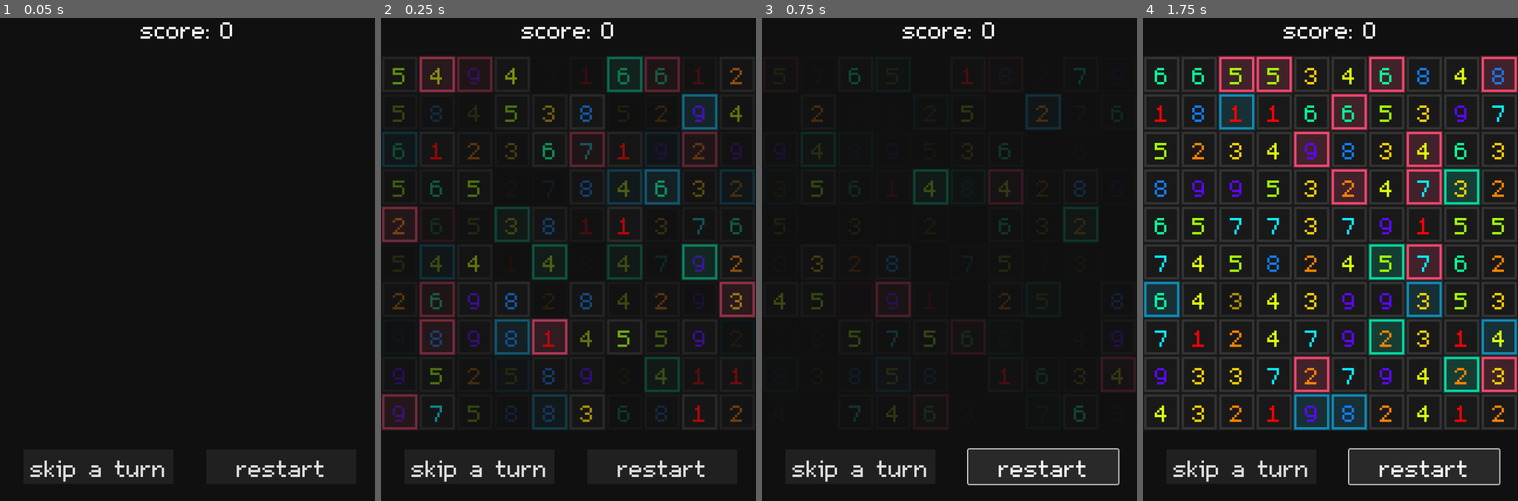
Above: before the commit, frames 1-4 (left to right).
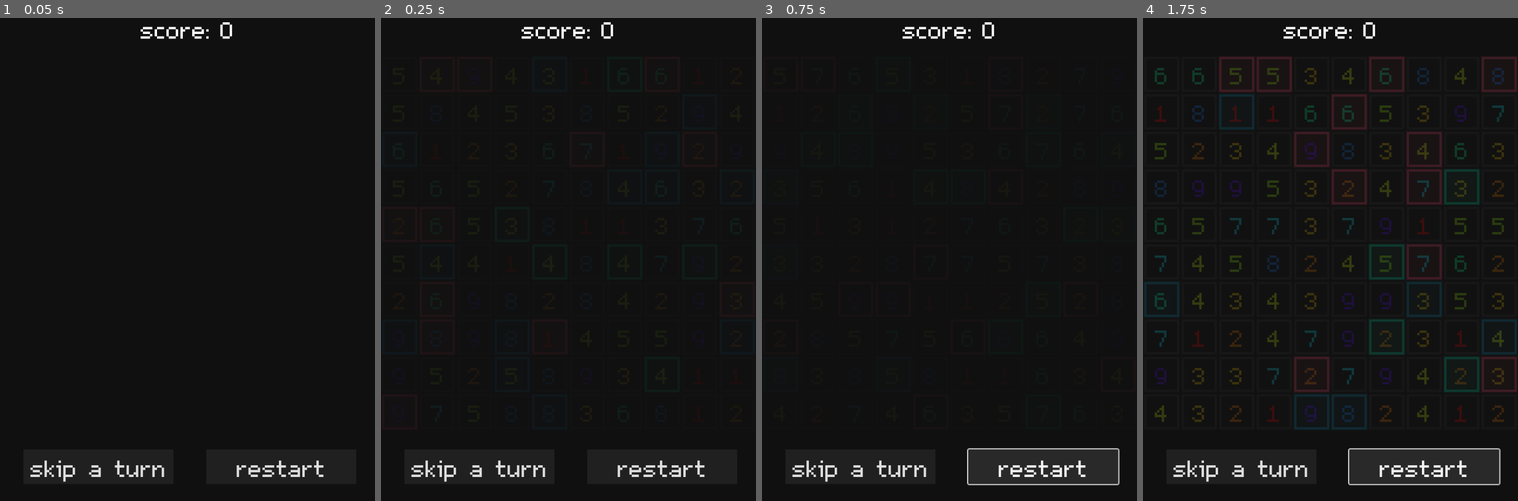
Above: after the commit, the same moments.

Repository: lorossi/Exploding-Boxes
Game: Godot game, scene res://scenes/gui/level.tscn
Two runs of this game, one before a commit and one after it. Both use one fixed random seed, a clock stepped at 60 frames per second and the inputs below.
Inputs:
- Up to frame 1 (0.05 s): no input
- Up to frame 2 (0.25 s): no input
- Up to frame 3 (0.75 s): click "restart" at 0.5 s
- Up to frame 4 (1.75 s): click "restart" at 1.25 s

Frame 1 is identical in both runs. In frame 2, 9.1% of the frame differs, in the area x 0-100%, y 8-86%; in frame 3, 2.3%; in frame 4, 33%, in the area x 0-100%, y 7-86%.

Commit message:
refactored fade in/out system

Diff:
--- a/scenes/cell/inner_cell.tscn
+++ b/scenes/cell/inner_cell.tscn
@@ -23,12 +23,6 @@
 offset_top = 32.0
 offset_right = 32.0
 offset_bottom = 32.0
-
-[node name="DamageRect" parent="." instance=ExtResource("5_ctnuw")]
-
-[node name="FadeOutRect" parent="." instance=ExtResource("4_jsai5")]
-
-[node name="FadeInRect" parent="." instance=ExtResource("4_ohrrh")]
 
 [node name="CenterContainer" type="CenterContainer" parent="."]
 offset_right = 64.0
@@ -58,4 +52,10 @@
 scale_amount_min = 8.0
 scale_amount_max = 8.0
 
+[node name="DamageRect" parent="." instance=ExtResource("5_ctnuw")]
+
+[node name="FadeInRect" parent="." instance=ExtResource("4_ohrrh")]
+
+[node name="FadeOutRect" parent="." instance=ExtResource("4_jsai5")]
+
 [connection signal="finished" from="DeathParticles" to="." method="_on_death_particles_finished"]
--- /dev/null
+++ b/scenes/fade/fade_in_color_rect.tscn
@@ -0,0 +1,22 @@
+[gd_scene load_steps=3 format=3 uid="uid://dl7d2jrcwvm3k"]
+
+[ext_resource type="Script" path="res://scripts/fade/fade_in_color_rect.gd" id="1_utqur"]
+[ext_resource type="PackedScene" uid="uid://cv51a7uk50wna" path="res://scenes/fade/timer_in_out.tscn" id="2_tnp31"]
+
+[node name="FadeInColorRect" type="Control"]
+layout_mode = 3
+anchors_preset = 0
+offset_right = 40.0
+offset_bottom = 40.0
+script = ExtResource("1_utqur")
+
+[node name="ColorRect" type="ColorRect" parent="."]
+visible = false
+layout_mode = 0
+offset_right = 40.0
+offset_bottom = 40.0
+color = Color(1, 0, 0, 1)
+
+[node name="TimerInOut" parent="." instance=ExtResource("2_tnp31")]
+
+[connection signal="timeout" from="TimerInOut" to="." method="on_timer_timeout"]
--- a/scenes/fade/fade_in_rect.tscn
+++ b/scenes/fade/fade_in_rect.tscn
@@ -1,20 +1,15 @@
-[gd_scene load_steps=2 format=3 uid="uid://oromwdj7aarb"]
+[gd_scene load_steps=3 format=3 uid="uid://oromwdj7aarb"]
 
-[ext_resource type="Script" path="res://scripts/fade/fade_in_rect.gd" id="1_5g4e5"]
+[ext_resource type="Script" path="res://scripts/fade/fade_in_rect.gd" id="1_lttr0"]
+[ext_resource type="PackedScene" uid="uid://cv51a7uk50wna" path="res://scenes/fade/timer_in_out.tscn" id="2_76b3n"]
 
 [node name="FadeInRect" type="Control"]
 layout_mode = 3
 anchors_preset = 0
 offset_right = 40.0
 offset_bottom = 40.0
-script = ExtResource("1_5g4e5")
+script = ExtResource("1_lttr0")
 
-[node name="FadeTimer" type="Timer" parent="."]
-wait_time = 0.5
-one_shot = true
+[node name="TimerInOut" parent="." instance=ExtResource("2_76b3n")]
 
-[node name="WaitTimer" type="Timer" parent="."]
-one_shot = true
-
-[connection signal="timeout" from="FadeTimer" to="." method="on_fade_timer_timeout"]
-[connection signal="timeout" from="WaitTimer" to="." method="on_wait_timer_timeout"]
+[connection signal="timeout" from="TimerInOut" to="." method="on_timer_timeout"]
--- a/scenes/fade/fade_out_color_rect.tscn
+++ b/scenes/fade/fade_out_color_rect.tscn
@@ -1,8 +1,9 @@
-[gd_scene load_steps=2 format=3 uid="uid://dxuwdgd6yuyha"]
+[gd_scene load_steps=3 format=3 uid="uid://dxuwdgd6yuyha"]
 
 [ext_resource type="Script" path="res://scripts/fade/fade_out_color_rect.gd" id="1_y8m3w"]
+[ext_resource type="PackedScene" uid="uid://cv51a7uk50wna" path="res://scenes/fade/timer_in_out.tscn" id="2_vwuk7"]
 
-[node name="FadeOutRect" type="Control"]
+[node name="FadeOutColorRect" type="Control"]
 layout_mode = 3
 anchors_preset = 0
 offset_right = 40.0
@@ -16,12 +17,6 @@
 offset_bottom = 40.0
 color = Color(1, 0, 0, 1)
 
-[node name="WaitTimer" type="Timer" parent="."]
-one_shot = true
+[node name="TimerInOut" parent="." instance=ExtResource("2_vwuk7")]
 
-[node name="FadeTimer" type="Timer" parent="."]
-wait_time = 0.5
-one_shot = true
-
-[connection signal="timeout" from="WaitTimer" to="." method="on_wait_timer_timeout"]
-[connection signal="timeout" from="FadeTimer" to="." method="on_fade_timer_timeout"]
+[connection signal="timeout" from="TimerInOut" to="." method="on_timer_timeout"]
--- a/scenes/fade/fade_out_rect.tscn
+++ b/scenes/fade/fade_out_rect.tscn
@@ -1,6 +1,7 @@
-[gd_scene load_steps=2 format=3 uid="uid://bup1qd14gge4f"]
+[gd_scene load_steps=3 format=3 uid="uid://bup1qd14gge4f"]
 
 [ext_resource type="Script" path="res://scripts/fade/fade_out_rect.gd" id="1_bn32d"]
+[ext_resource type="Script" path="res://scripts/fade/timer_in_out.gd" id="2_wtulk"]
 
 [node name="FadeOutRect" type="Control"]
 layout_mode = 3
@@ -9,12 +10,7 @@
 offset_bottom = 40.0
 script = ExtResource("1_bn32d")
 
-[node name="WaitTimer" type="Timer" parent="."]
-one_shot = true
+[node name="TimerInOut" type="Node2D" parent="."]
+script = ExtResource("2_wtulk")
 
-[node name="FadeTimer" type="Timer" parent="."]
-wait_time = 0.5
-one_shot = true
-
-[connection signal="timeout" from="WaitTimer" to="." method="on_wait_timer_timeout"]
-[connection signal="timeout" from="FadeTimer" to="." method="on_fade_timer_timeout"]
+[connection signal="timeout" from="TimerInOut" to="." method="on_timer_timeout"]
--- /dev/null
+++ b/scenes/fade/timer_in_out.tscn
@@ -0,0 +1,6 @@
+[gd_scene load_steps=2 format=3 uid="uid://cv51a7uk50wna"]
+
+[ext_resource type="Script" path="res://scripts/fade/timer_in_out.gd" id="1_7ct62"]
+
+[node name="TimerInOut" type="Node2D"]
+script = ExtResource("1_7ct62")
--- /dev/null
+++ b/scripts/fade/fade_in_color_rect.gd
@@ -0,0 +1,22 @@
+class_name FadeInColorRect
+
+extends FadeOutColorRect
+
+
+func start() -> void:
+	get_color_rect().visible = true
+	timer_in_out.start_in_timer()
+
+
+func _process(_delta) -> void:
+	if timer_in_out.is_stopped():
+		return
+
+	var e = timer_in_out.get_in_eased_time(2)
+	modulate.a = e
+
+
+func on_timer_timeout() -> void:
+	get_color_rect().visible = false
+	modulate.a = 1
+	ended.emit()
--- a/scripts/fade/fade_in_rect.gd
+++ b/scripts/fade/fade_in_rect.gd
@@ -4,14 +4,13 @@
 
 signal ended
 
-var fade_timer: Timer
-var wait_timer: Timer
+var timer_in_out: TimerInOut
+
 var _parent: Node2D
 
 
 func _ready() -> void:
-	fade_timer = $FadeTimer
-	wait_timer = $WaitTimer
+	timer_in_out = $TimerInOut
 
 	_parent = get_parent()
 	if _parent:
@@ -19,33 +18,28 @@
 
 
 func get_timer_duration() -> float:
-	return fade_timer.wait_time
+	return timer_in_out.get_in_time_left()
 
 
 func set_timer_duration(time: float) -> void:
-	fade_timer.wait_time = time
+	timer_in_out.set_in_wait_time(time)
 
 
 func start() -> void:
-	wait_timer.wait_time = abs(randfn(0.05, 0.05))
-	wait_timer.start()
+	timer_in_out.start_in_timer()
 
 
-# Called every frame. 'delta' is the elapsed time since the previous frame.
 func _process(_delta) -> void:
 	if not _parent:
 		return
 
-	if not fade_timer.is_stopped():
-		var t = 1 - fade_timer.time_left / fade_timer.wait_time
-		var e = Easings.ease_in_poly(t, 3)
-		_parent.modulate.a = e
+	if timer_in_out.is_stopped():
+		return
+
+	var e = timer_in_out.get_in_eased_time(2)
+	_parent.modulate.a = e
 
 
-func on_fade_timer_timeout() -> void:
+func on_timer_timeout() -> void:
 	_parent.modulate.a = 1
 	ended.emit()
-
-
-func on_wait_timer_timeout():
-	fade_timer.start()
--- a/scripts/fade/fade_out_color_rect.gd
+++ b/scripts/fade/fade_out_color_rect.gd
@@ -1,13 +1,12 @@
 class_name FadeOutColorRect
 
-extends FadeInRect
+extends FadeOutRect
 
 var _rect: ColorRect
 
 
 func _ready() -> void:
-	fade_timer = $FadeTimer
-	wait_timer = $WaitTimer
+	timer_in_out = $TimerInOut
 
 	_rect = $ColorRect
 	_rect.visible = false
@@ -30,19 +29,24 @@
 	_rect.color = color
 
 
+func get_color_rect() -> ColorRect:
+	return _rect
+
+
 func start() -> void:
 	_rect.visible = true
-	super.start()
+	timer_in_out.start_out_timer()
 
 
 func _process(_delta) -> void:
-	if not fade_timer.is_stopped():
-		var t = fade_timer.time_left / fade_timer.wait_time
-		var e = Easings.ease_out_poly(t, 3)
-		modulate.a = e * 0.5
+	if timer_in_out.is_stopped():
+		return
+
+	var e = timer_in_out.get_out_eased_time(2)
+	modulate.a = e
 
 
-func on_fade_timer_timeout() -> void:
+func on_timer_timeout() -> void:
 	_rect.visible = false
 	modulate.a = 0
 	ended.emit()
--- a/scripts/fade/fade_out_rect.gd
+++ b/scripts/fade/fade_out_rect.gd
@@ -4,9 +4,7 @@
 
 
 func _ready() -> void:
-	fade_timer = $FadeTimer
-	wait_timer = $WaitTimer
-
+	timer_in_out = $TimerInOut
 	_parent = get_parent()
 	if _parent:
 		_parent.modulate.a = 1
@@ -16,12 +14,18 @@
 	if not _parent:
 		return
 
-	if not fade_timer.is_stopped():
-		var t = fade_timer.time_left / fade_timer.wait_time
-		var e = Easings.ease_out_poly(t, 3)
-		_parent.modulate.a = e
+	if timer_in_out.is_stopped():
+		return
+
+	var e = timer_in_out.get_out_eased_time(2)
+
+	_parent.modulate.a = e
 
 
-func on_fade_timer_timeout() -> void:
+func start() -> void:
+	timer_in_out.start_out_timer()
+
+
+func on_timer_timeout() -> void:
 	_parent.modulate.a = 0
 	ended.emit()
--- /dev/null
+++ b/scripts/fade/timer_in_out.gd
@@ -0,0 +1,123 @@
+class_name TimerInOut
+
+extends Node2D
+
+signal timeout
+
+var _start_in: bool
+var _start_out: bool
+var _use_wait_timer: bool
+
+var _wait_timer: Timer
+var _in_timer: Timer
+var _out_timer: Timer
+
+
+func _init() -> void:
+	_start_in = false
+	_start_out = false
+
+
+func _ready() -> void:
+	_wait_timer = Timer.new()
+	_wait_timer.one_shot = true
+	_wait_timer.timeout.connect(_on_wait_timer_timeout)
+
+	_in_timer = Timer.new()
+	_in_timer.one_shot = true
+	_in_timer.timeout.connect(_on_in_timer_timeout)
+
+	_out_timer = Timer.new()
+	_out_timer.one_shot = true
+	_out_timer.timeout.connect(_on_out_timer_timeout)
+
+	add_child(_wait_timer)
+	add_child(_in_timer)
+	add_child(_out_timer)
+
+
+func get_use_wait_timer() -> bool:
+	return _use_wait_timer
+
+
+func set_use_wait_timer(use: bool) -> void:
+	_use_wait_timer = use
+
+
+func get_in_wait_time() -> float:
+	return _wait_timer.get_wait_time()
+
+
+func set_in_wait_time(time: float) -> void:
+	_wait_timer.set_wait_time(time)
+
+
+func get_out_wait_time() -> float:
+	return _wait_timer.get_wait_time()
+
+
+func set_out_wait_time(time: float) -> void:
+	_wait_timer.set_wait_time(time)
+
+
+func get_in_time_left() -> float:
+	return _in_timer.get_time_left()
+
+
+func get_in_eased_time(n: float = 2) -> float:
+	var t = 1 - _in_timer.get_time_left() / _in_timer.get_wait_time()
+	if is_equal_approx(n, 1):
+		return t
+	return Easings.ease_in_poly(t, n)
+
+
+func get_out_time_left() -> float:
+	return _out_timer.get_time_left()
+
+
+func get_out_eased_time(n: float = 2) -> float:
+	var t = _out_timer.get_time_left() / _out_timer.get_wait_time()
+	if is_equal_approx(n, 1):
+		return t
+	return Easings.ease_out_poly(t, n)
+
+
+func start_in_timer() -> void:
+	_start_in = true
+
+	if _use_wait_timer:
+		_wait_timer.wait_time = abs(randfn(0.05, 0.1))
+		_wait_timer.start()
+	else:
+		_in_timer.start()
+
+
+func start_out_timer() -> void:
+	_start_out = true
+
+	if _use_wait_timer:
+		_wait_timer.wait_time = abs(randfn(0.05, 0.1))
+		_wait_timer.start()
+	else:
+		_out_timer.start()
+
+
+func is_stopped() -> bool:
+	return not (_start_in or _start_out) and _wait_timer.is_stopped()
+
+
+func _on_wait_timer_timeout():
+	if _start_in:
+		_in_timer.start()
+	elif _start_out:
+		_out_timer.start()
+
+
+func _on_in_timer_timeout():
+	_start_in = false
+	timeout.emit()
+
+
+func _on_out_timer_timeout():
+	_start_out = false
+	timeout.emit()
